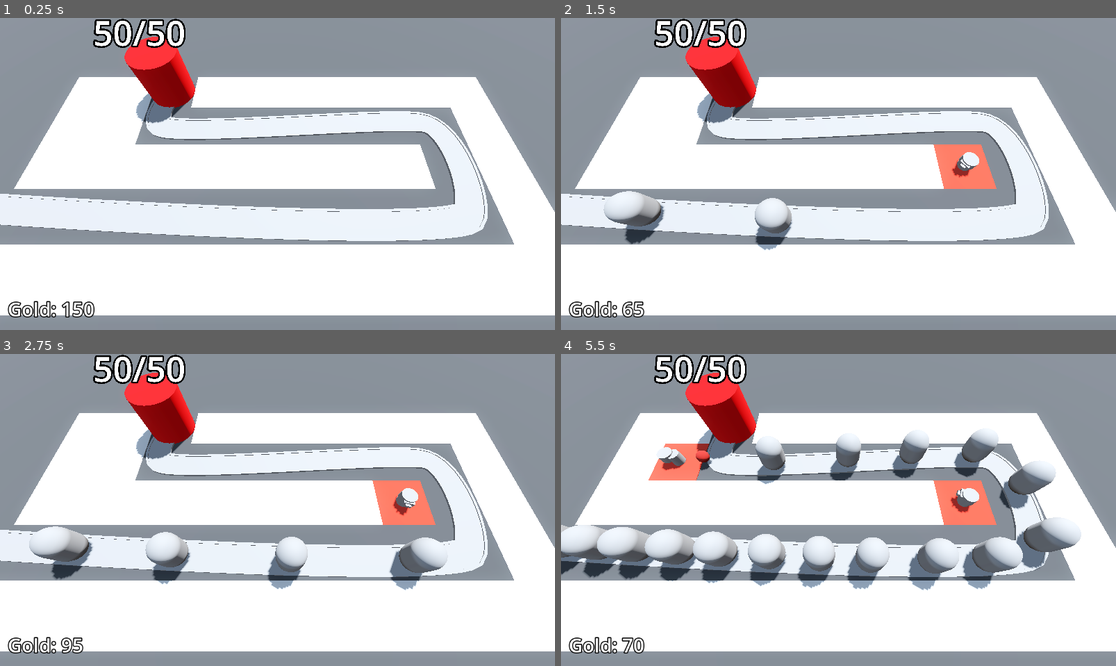
Above: before the commit, frames 1-4 (two rows, left to right).
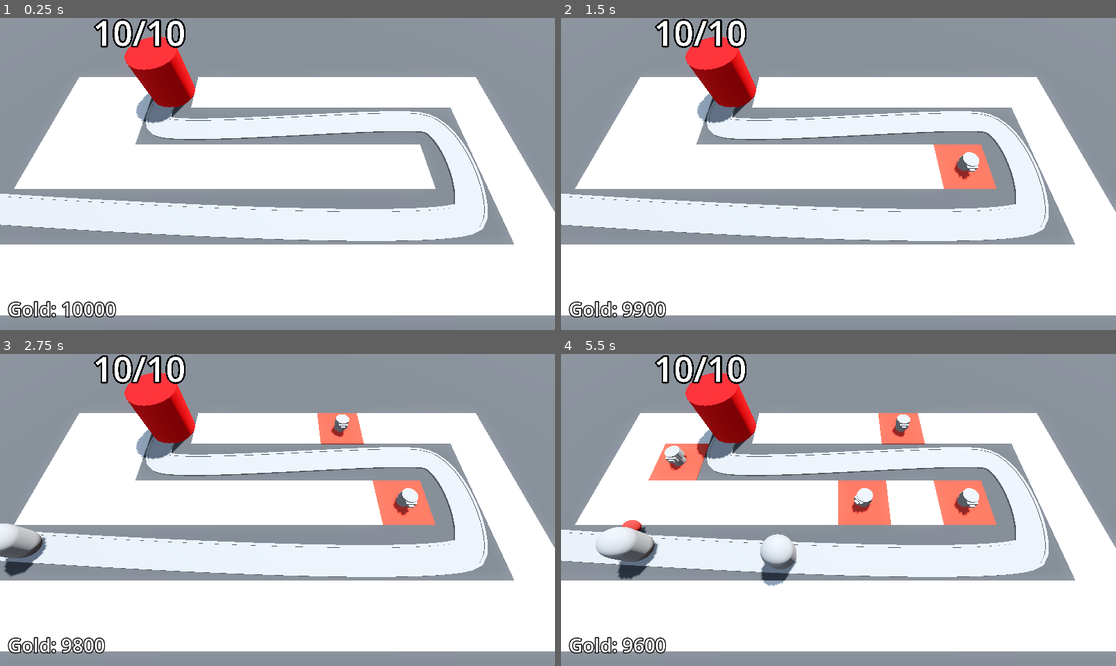
Above: after the commit, the same moments.

Repository: niamh-d/godot-3d-tower-defence
Game: Godot game, scene res://Scenes/base_level.tscn
The game is run twice, just before and just after one commit, with the same random seed, the same clock (stepped at 60 frames per second) and the same inputs.
Inputs (mouse positions are in pixels of both pictures, inside the frame that each line leads up to):
- Up to frame 1 (0.25 s): no input
- Up to frame 2 (1.5 s): move the mouse to (960, 158) at 0.52 s; press the mouse at (960, 158) at 0.53 s; move the mouse to (727, 189) at 1.27 s; release the mouse at (727, 189) at 1.28 s; click (727, 189) at 1.35 s
- Up to frame 3 (2.75 s): move the mouse to (333, 441) at 2.02 s; press the mouse at (333, 441) at 2.03 s
- Up to frame 4 (5.5 s): move the mouse to (810, 572) at 2.77 s; release the mouse at (810, 572) at 2.78 s; click (810, 572) at 2.85 s; move the mouse to (1005, 556) at 3.52 s; press the mouse at (1005, 556) at 3.53 s; move the mouse to (672, 463) at 4.27 s; release the mouse at (672, 463) at 4.28 s; click (672, 463) at 4.35 s; move the mouse to (866, 510) at 5.02 s; press the mouse at (866, 510) at 5.03 s

The runs differ from the first frame. In frame 1, 0.6% of the frame differs, in the area x 12-30%, y 0-96%; in frame 2, 2.3%; in frame 3, 5.4%; in frame 4, 13%, in the area x 0-94%, y 0-96%.

Commit message:
victory stars

Diff:
--- a/Scenes/Base/base.gd
+++ b/Scenes/Base/base.gd
@@ -16,8 +16,9 @@
 
 func _ready() -> void:
 	health = max_health
-	Engine.time_scale = 5
 
 func take_damage() -> void:
-	print("hit!")
 	health -= 1
+
+func is_unscathed() -> bool:
+	return max_health == health
--- a/Scenes/UI/victory_overlay.gd
+++ b/Scenes/UI/victory_overlay.gd
@@ -1,5 +1,22 @@
 extends CanvasLayer
 
+@onready var star_1: TextureRect = %Star1
+@onready var star_2: TextureRect = %Star2
+@onready var star_3: TextureRect = %Star3
+@onready var survived_label: Label = %SurvivedLabel
+@onready var full_health_label: Label = %FullHealthLabel
+@onready var gold_label: Label = %GoldLabel
+@onready var base = get_tree().get_first_node_in_group("base")
+@onready var bank = get_tree().get_first_node_in_group("bank")
+
+func victory() -> void:
+	visible = true
+	if base.is_unscathed():
+		star_2.modulate = Color.WHITE
+		full_health_label.visible = true
+	if bank.gold >= 500:
+		star_3.modulate = Color.WHITE
+		gold_label.visible = true
 
 func _on_retry_btn_pressed() -> void:
 	get_tree().reload_current_scene()
--- a/Scenes/UI/victory_overlay.tscn
+++ b/Scenes/UI/victory_overlay.tscn
@@ -1,6 +1,7 @@
-[gd_scene load_steps=3 format=3 uid="uid://b6wdcl6d8kx5s"]
+[gd_scene load_steps=4 format=3 uid="uid://b6wdcl6d8kx5s"]
 
 [ext_resource type="Script" path="res://Scenes/UI/victory_overlay.gd" id="1_86h3d"]
+[ext_resource type="Texture2D" uid="uid://cy38mvh6txo3m" path="res://Assets/star.png" id="2_j5t0i"]
 
 [sub_resource type="LabelSettings" id="LabelSettings_15ayx"]
 font_size = 96
@@ -38,6 +39,65 @@
 horizontal_alignment = 1
 vertical_alignment = 1
 
+[node name="StarContainer" type="HBoxContainer" parent="CenterContainer/PanelContainer/VBoxContainer"]
+layout_mode = 2
+
+[node name="Star1" type="TextureRect" parent="CenterContainer/PanelContainer/VBoxContainer/StarContainer"]
+unique_name_in_owner = true
+custom_minimum_size = Vector2(128, 128)
+layout_mode = 2
+size_flags_horizontal = 3
+texture = ExtResource("2_j5t0i")
+expand_mode = 2
+stretch_mode = 5
+
+[node name="Star2" type="TextureRect" parent="CenterContainer/PanelContainer/VBoxContainer/StarContainer"]
+unique_name_in_owner = true
+modulate = Color(0, 0, 0, 1)
+custom_minimum_size = Vector2(128, 128)
+layout_mode = 2
+size_flags_horizontal = 3
+texture = ExtResource("2_j5t0i")
+expand_mode = 2
+stretch_mode = 5
+
+[node name="Star3" type="TextureRect" parent="CenterContainer/PanelContainer/VBoxContainer/StarContainer"]
+unique_name_in_owner = true
+modulate = Color(0, 0, 0, 1)
+custom_minimum_size = Vector2(128, 128)
+layout_mode = 2
+size_flags_horizontal = 3
+texture = ExtResource("2_j5t0i")
+expand_mode = 2
+stretch_mode = 5
+
+[node name="HBoxContainer2" type="HBoxContainer" parent="CenterContainer/PanelContainer/VBoxContainer"]
+layout_mode = 2
+alignment = 1
+
+[node name="SurvivedLabel" type="Label" parent="CenterContainer/PanelContainer/VBoxContainer/HBoxContainer2"]
+unique_name_in_owner = true
+layout_mode = 2
+text = "Victory +1"
+horizontal_alignment = 1
+vertical_alignment = 1
+
+[node name="FullHealthLabel" type="Label" parent="CenterContainer/PanelContainer/VBoxContainer/HBoxContainer2"]
+unique_name_in_owner = true
+visible = false
+layout_mode = 2
+text = "Full health +1"
+horizontal_alignment = 1
+vertical_alignment = 1
+
+[node name="GoldLabel" type="Label" parent="CenterContainer/PanelContainer/VBoxContainer/HBoxContainer2"]
+unique_name_in_owner = true
+visible = false
+layout_mode = 2
+text = "500+  Gold +1"
+horizontal_alignment = 1
+vertical_alignment = 1
+
 [node name="HBoxContainer" type="HBoxContainer" parent="CenterContainer/PanelContainer/VBoxContainer"]
 layout_mode = 2
 
--- a/Scenes/base_level.tscn
+++ b/Scenes/base_level.tscn
@@ -116,7 +116,7 @@
 autostart = true
 
 [node name="Base" parent="." instance=ExtResource("3_yfdac")]
-max_health = 50
+max_health = 10
 
 [node name="TurretManager" type="Node3D" parent="." node_paths=PackedStringArray("enemy_path")]
 script = ExtResource("5_otcax")
@@ -135,6 +135,7 @@
 theme_override_constants/margin_right = 16
 theme_override_constants/margin_bottom = 16
 script = ExtResource("8_7dj6r")
+starting_gold = 10000
 
 [node name="Label" type="Label" parent="Bank"]
 layout_mode = 2
--- a/Scenes/enemy_path.gd
+++ b/Scenes/enemy_path.gd
@@ -26,4 +26,4 @@
 		for child in get_children():
 			if child is PathFollow3D:
 				return
-		victory_overlay.visible = true
+		victory_overlay.victory()
Binary file added: Assets/star.png
Not shown, added: Assets/star.png.import
Not shown: 4 places in MeshLibraries/SpaceLibrary.tres that only renumber resources
